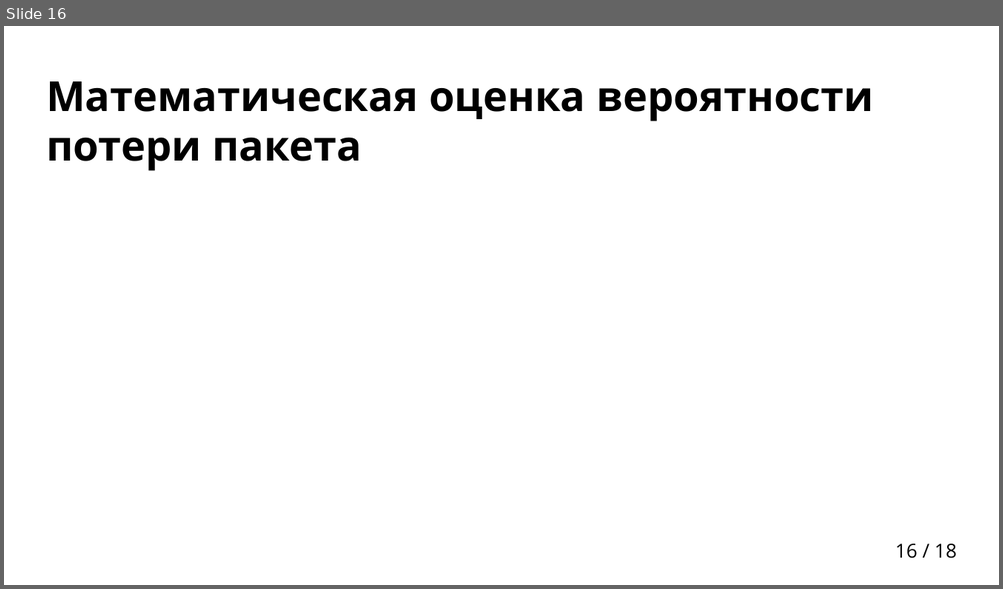
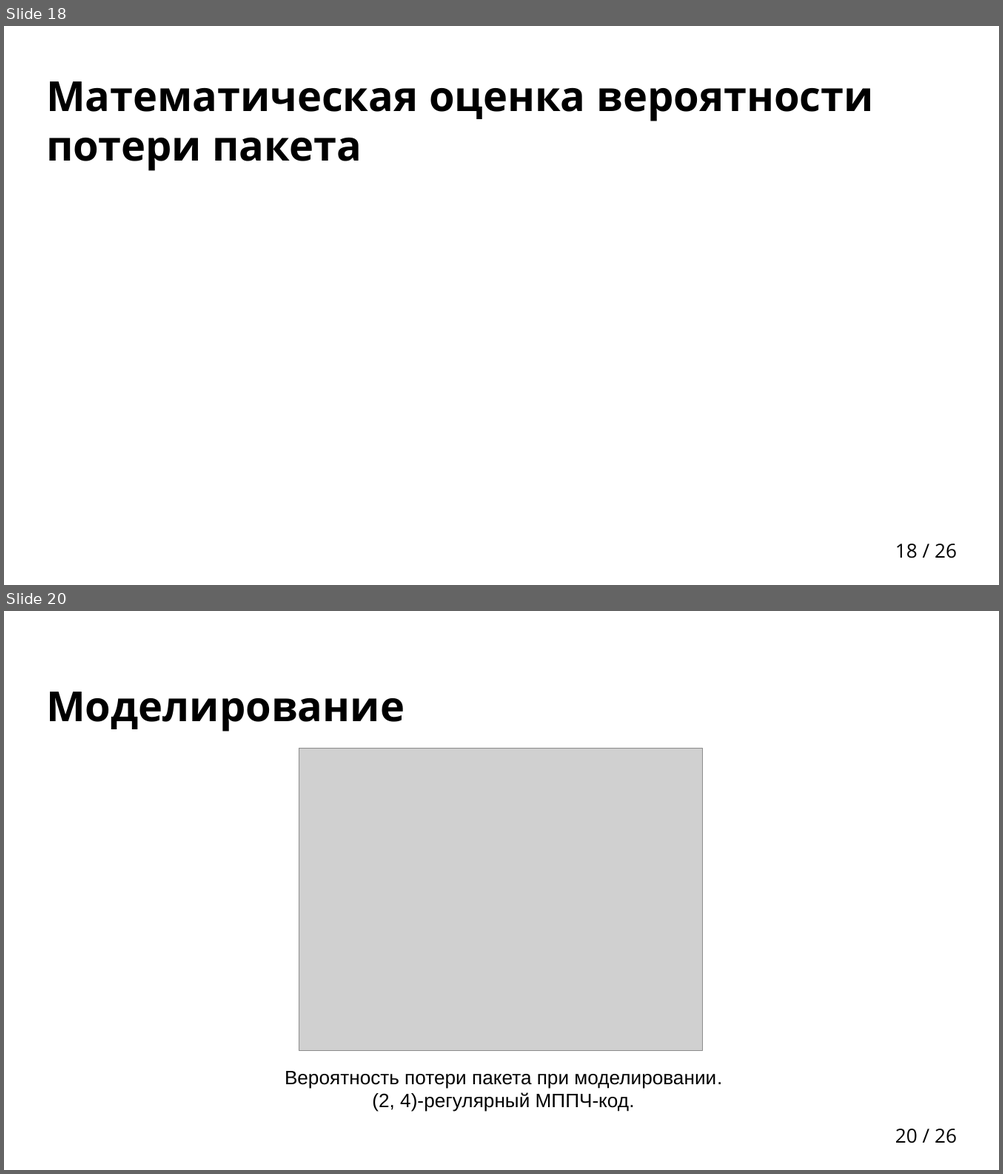
Before and after one commit to egalkin/bachelors_diploma, a slide deck: docs/presentation.pptx. Shown one above the other, each under a label of ours: slide 16 before the commit, slides 18 and 20 after it; the slides between them are not shown. The pictures are 1003x589 and 1003x1174 pixels, drawn with LibreOffice and Linux fonts; fonts in the diff are those of the drawing; grey boxes stand for pictures; background and template pictures are left out. Boxes give left, top, right and bottom in pixels: in the first picture for what was removed or moved away, otherwise in the second. Text is boxed around its words. In the diff, an @@ line names an element or a change of style, - is before the commit and + after.

```diff
--- a/docs/presentation.pptx
+++ b/docs/presentation.pptx
@@ slide 20 added at bbox=[4, 611, 999, 1170], background picture (left out); not listed: 1 template element that a slide beside it also shows @@
@@ title added at bbox=[46, 692, 404, 732], 30 pt, text #000000, bold @@
+Моделирование
@@ picture added at bbox=[299, 748, 702, 1051] @@
@@ text added at bbox=[284, 1071, 722, 1112], 14 pt, text #000000 @@
+Вероятность потери пакета при моделировании.
+(2, 4)-регулярный МППЧ-код.
@@ what was slide 16 is now slide 18 @@
@@ page number at bbox=[895, 544, 956, 559]: text changed @@
-16 / 18
+18 / 26
```
Also in this commit, not shown: 7 slides changed, 8 other slides added, 1 slide removed, 1 other file.
